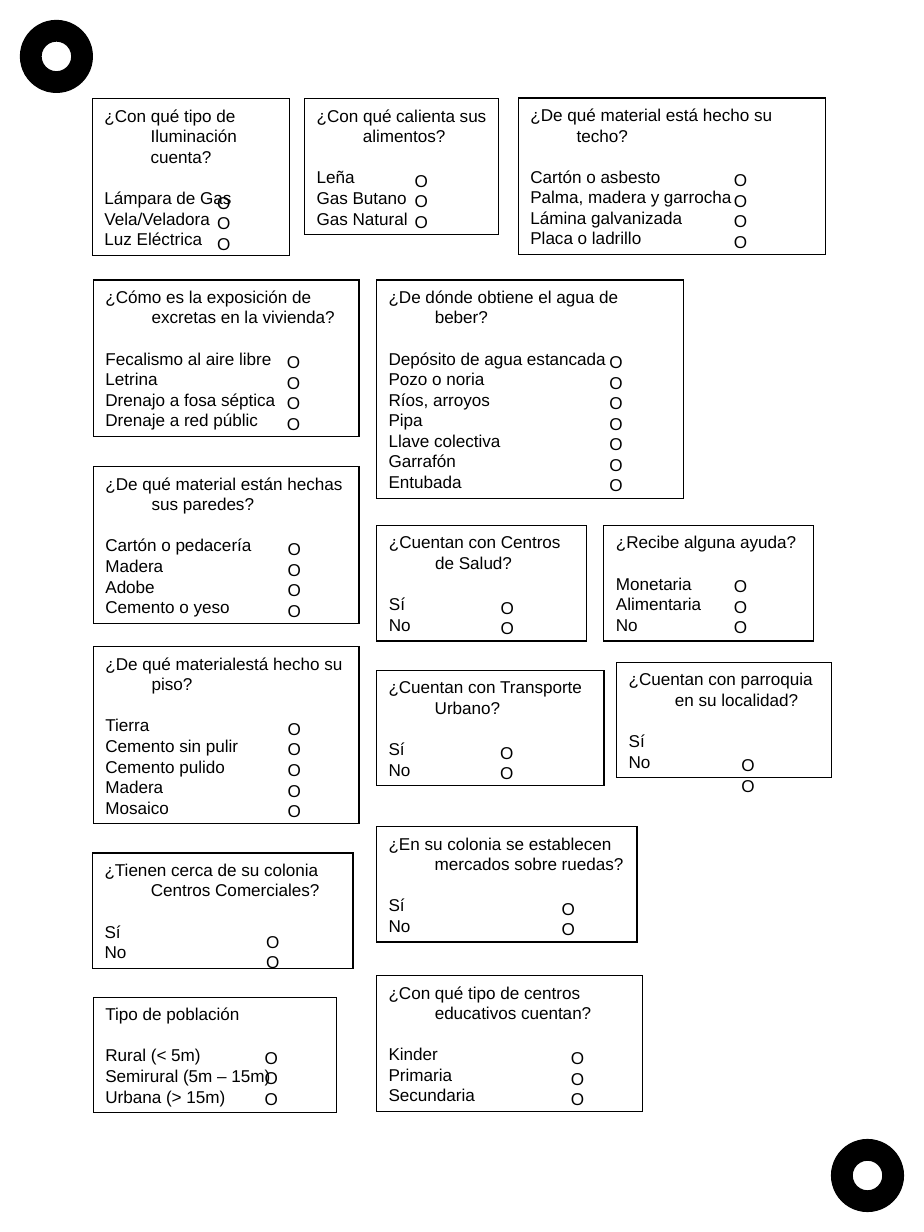
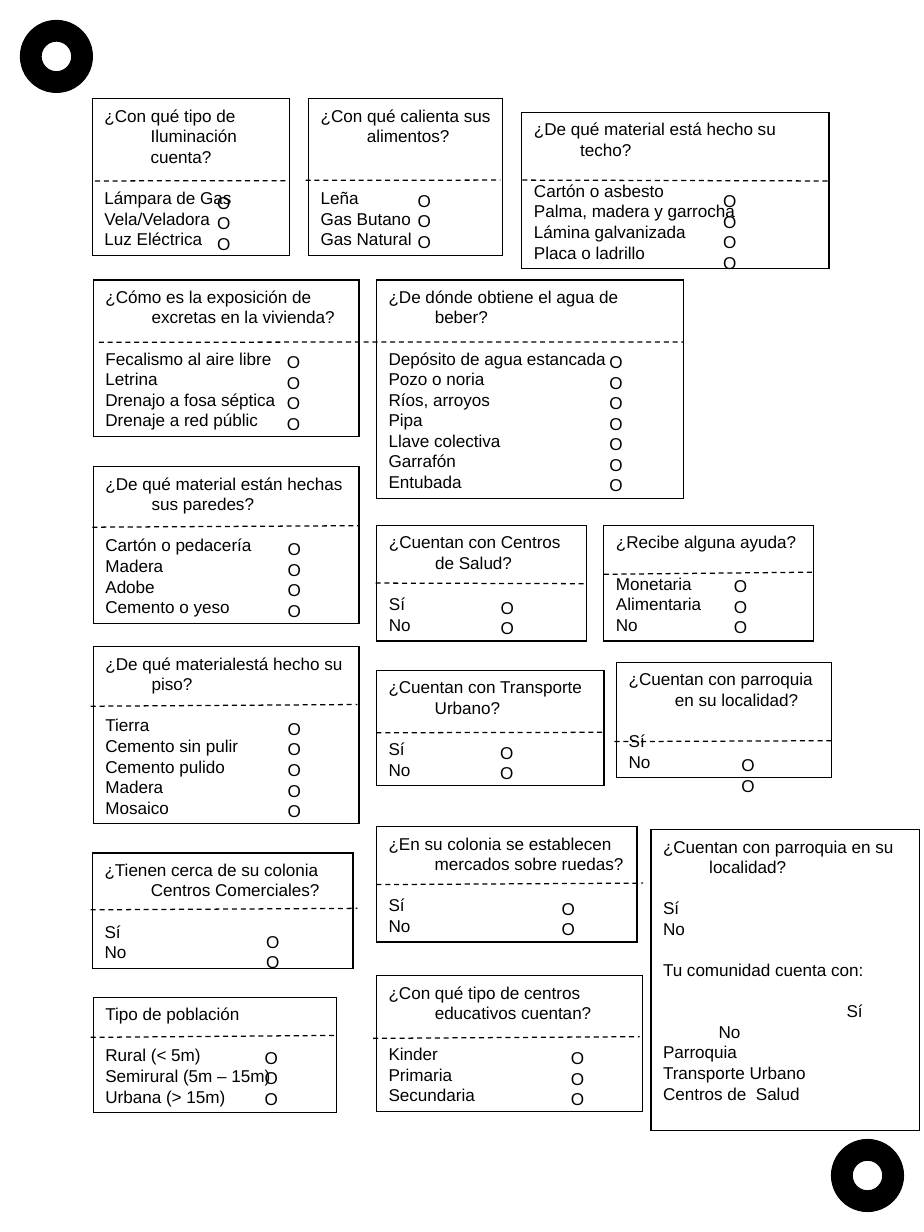
Before and after one commit to ferrufino/OpticalMarkRecognition, a slide deck: slide 1 of thane.ppt. Drawn at 924x1232 pixels with LibreOffice and Linux fonts; fonts in the diff are those of the drawing. Boxes give left, top, right and bottom in pixels: in the first picture for what was removed or moved away, otherwise in the second. Text is boxed around its words. In the diff, an @@ line names an element or a change of style, - is before the commit and + after.

```diff
--- a/thane.ppt
+++ b/thane.ppt
@@ rectangle "¿Con qué calienta sus alimentos?": place and size @@
-rectangle "¿Con qué calienta sus alimentos?" at [304,99,499,234]
+rectangle "¿Con qué calienta sus alimentos?" at [309,99,504,255]
@@ rectangle "¿De qué material está hecho ...": place and size @@
-rectangle "¿De qué material está hecho ..." at [519,99,825,255]
+rectangle "¿De qué material está hecho ..." at [522,112,829,269]
@@ line added from (95, 181) to (290, 181), #000000 0.74 pt dashed @@
@@ line added from (306, 180) to (500, 180), #000000 0.74 pt dashed @@
@@ text "O": place and size @@
-text "O" at [415,175,428,228]
+text "O" at [418,195,431,248]
@@ line added from (522, 180) to (829, 181), #000000 0.74 pt dashed @@
@@ text "O": place and size @@
-text "O" at [734,174,747,248]
+text "O" at [723,195,736,269]
@@ line added from (99, 342) to (684, 342), #000000 0.74 pt dashed @@
@@ line added from (92, 527) to (359, 526), #000000 0.74 pt dashed @@
@@ line added from (376, 583) to (586, 584), #000000 0.74 pt dashed @@
@@ line added from (604, 574) to (814, 572), #000000 0.74 pt dashed @@
@@ line added from (91, 706) to (357, 705), #000000 0.74 pt dashed @@
@@ line added from (377, 733) to (604, 732), #000000 0.74 pt dashed @@
@@ line added from (615, 742) to (832, 740), #000000 0.74 pt dashed @@
@@ rectangle added at [650,830,919,1131], outline #000000 0.74 pt, 10 pt, text #000000 @@
+¿Cuentan con parroquia en su localidad?
+Sí
+No
+Tu comunidad cuenta con:
+Sí No
+Parroquia
+Transporte Urbano
+Centros de Salud
@@ line added from (377, 885) to (643, 883), #000000 0.74 pt dashed @@
@@ line added from (91, 910) to (357, 908), #000000 0.74 pt dashed @@
@@ line added from (91, 1037) to (336, 1035), #000000 0.74 pt dashed @@
@@ line added from (373, 1039) to (639, 1036), #000000 0.74 pt dashed @@
```
Also in this commit, not shown: 1 slide added, 11 other files.
